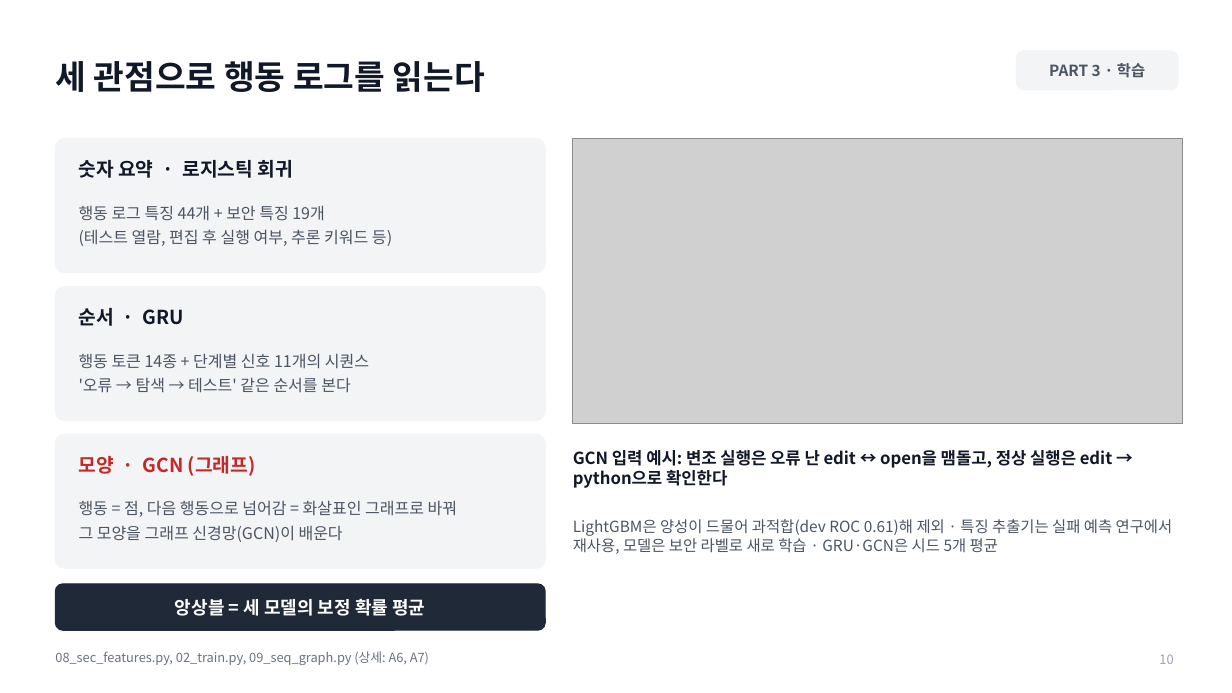
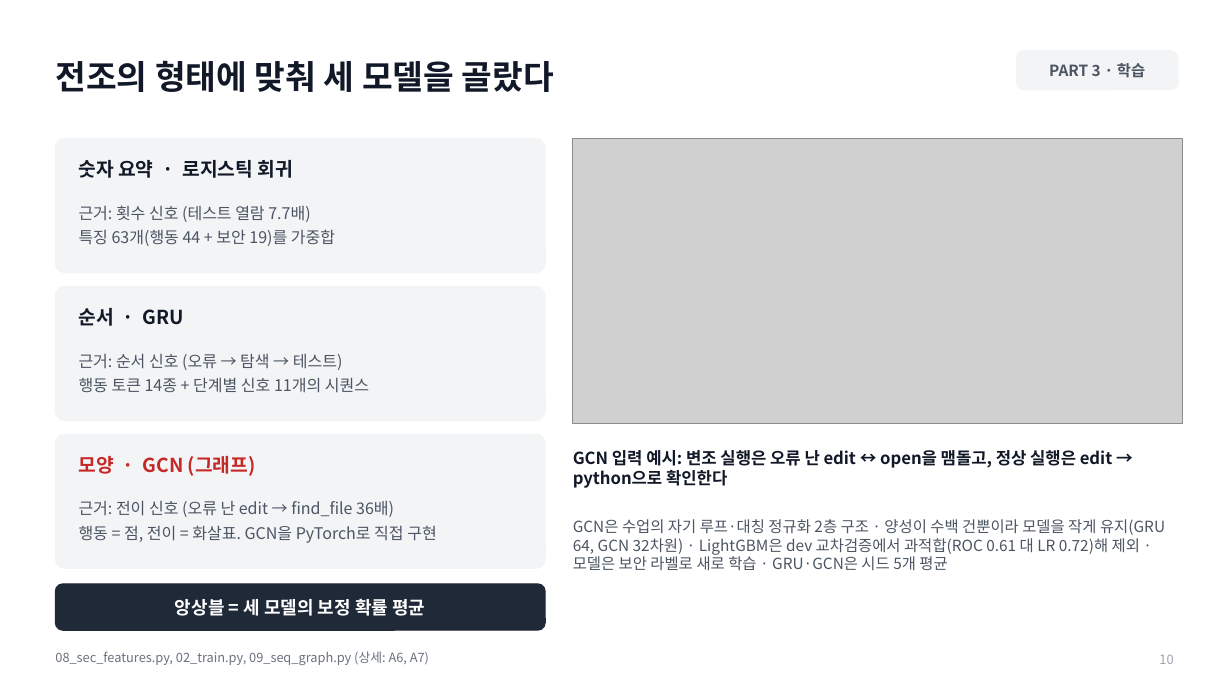
Before and after one commit to jeonbinggu/bigdata-agent-failure-prediction, a slide deck: slide 10 of slides/27팀_발표.pptx. Drawn at 1232x693 pixels with LibreOffice and Linux fonts; fonts in the diff are those of the drawing; grey boxes stand for pictures. Boxes give left, top, right and bottom in pixels: in the first picture for what was removed or moved away, otherwise in the second. Text is boxed around its words. In the diff, an @@ line names an element or a change of style, - is before the commit and + after.

```diff
--- a/slides/27팀_발표.pptx
+++ b/slides/27팀_발표.pptx
@@ title at (x1=55, y1=60, x2=554, y2=92): text changed @@
-세 관점으로 행동 로그를 읽는다
+전조의 형태에 맞춰 세 모델을 골랐다
@@ text at (x1=79, y1=205, x2=335, y2=246): text changed @@
-행동 로그 특징 44개 + 보안 특징 19개
-(테스트 열람, 편집 후 실행 여부, 추론 키워드 등)
+근거: 횟수 신호 (테스트 열람 7.7배)
+특징 63개(행동 44 + 보안 19)를 가중합
@@ text at (x1=79, y1=353, x2=343, y2=370): paragraph added @@
+근거: 순서 신호 (오류 → 탐색 → 테스트)
@@ text at (x1=79, y1=377, x2=350, y2=393): paragraph removed @@
-'오류 → 탐색 → 테스트' 같은 순서를 본다
@@ text at (x1=79, y1=500, x2=436, y2=543): text changed @@
-행동 = 점, 다음 행동으로 넘어감 = 화살표인 그래프로 바꿔
-그 모양을 그래프 신경망(GCN)이 배운다
+근거: 전이 신호 (오류 난 edit → find_file 36배)
+행동 = 점, 전이 = 화살표. GCN을 PyTorch로 직접 구현
@@ text at (x1=573, y1=519, x2=1165, y2=570): text changed @@
-LightGBM은 양성이 드물어 과적합(dev ROC 0.61)해 제외 · 특징 추출기는 실패 예측 연구에서 재사용, 모델은 보안 라벨로 새로 학습 · GRU·GCN은 시드 5개 평균
+GCN은 수업의 자기 루프·대칭 정규화 2층 구조 · 양성이 수백 건뿐이라 모델을 작게 유지(GRU 64, GCN 32차원) · LightGBM은 dev 교차검증에서 과적합(ROC 0.61 대 LR 0.72)해 제외 · 모델은 보안 라벨로 새로 학습 · GRU·GCN은 시드 5개 평균
```
Also in this commit, not shown: 3 other slides changed, 1 other file.
